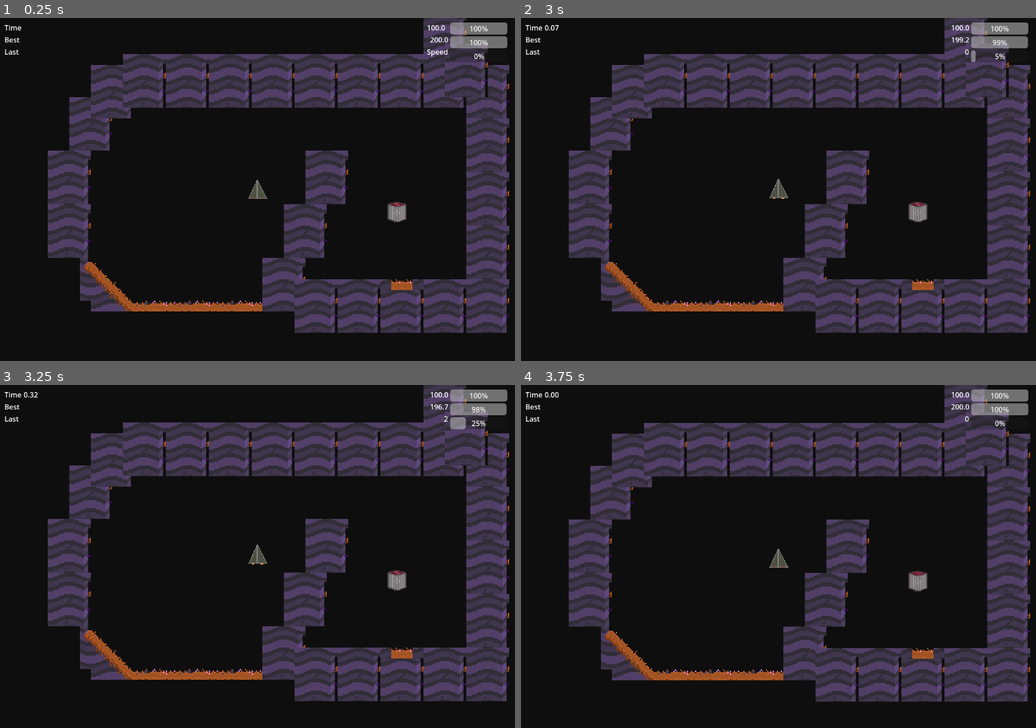
Above: before the commit, frames 1-4 (two rows, left to right).
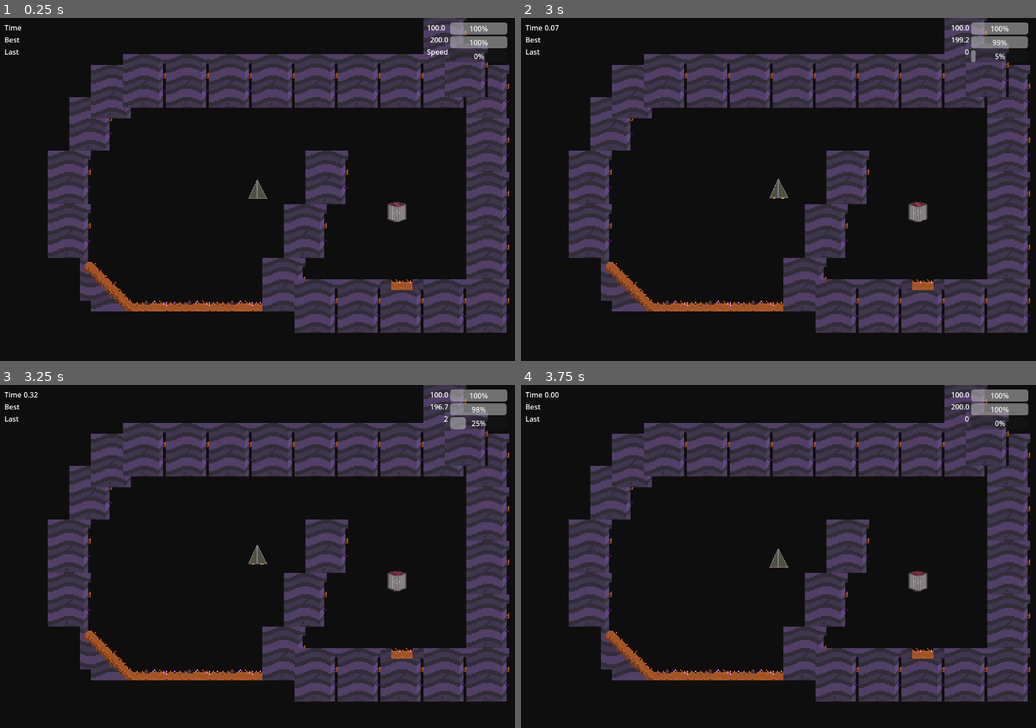
Above: after the commit, the same moments.

Repository: jacksondk/GravityRace
Game: Godot game, scene res://Levels/Level2.tscn
Two runs of this game, one before a commit and one after it. Both use one fixed random seed, a clock stepped at 60 frames per second and the inputs below. This scene is started directly instead of the project's main scene.
Inputs:
- Up to frame 1 (0.25 s): no input
- Up to frame 2 (3 s): tap Enter (ui_accept) at 0.5, 0.77, 1.25, 1.52, 2, 2.75 s; hold Right (ui_right) 0.53-1.28 s; hold Home (ui_home) 0.53-1.28 s; hold Down (ui_down) 1.28-2.03 s; tap Home (ui_home) at 1.35, 2.85 s; hold Right (ui_right) 2.03-2.78 s; hold Home (ui_home) 2.03-2.78 s; hold Up (ui_up) from 2.78 s (still down)
- Up to frame 3 (3.25 s): keep holding Up (ui_up); tap Enter (ui_accept) at 3.02 s
- Up to frame 4 (3.75 s): release Up (ui_up) at 3.53 s; hold Left (ui_left) from 3.53 s (still down); hold Home (ui_home) from 3.53 s (still down)

Frames 1-2 are identical in both runs. In frame 3, 2.1% of the frame differs, in the area x 9-99%, y 0-93%; in frame 4, nothing differs.

Commit message:
Cleanups

Diff:
--- a/Levels/BaseLevel.tscn
+++ b/Levels/BaseLevel.tscn
@@ -2,5 +2,5 @@
 
 [ext_resource type="Script" uid="uid://uhosviqnttr6" path="res://Scripts/BaseLevel.gd" id="1"]
 
-[node name="BaseLevel" type="CharacterBody2D"]
+[node name="BaseLevel" type="Node2D"]
 script = ExtResource("1")
--- a/Levels/GoalArea.gd
+++ b/Levels/GoalArea.gd
@@ -12,7 +12,6 @@
 # Called when the node enters the scene tree for the first time.
 func _ready() -> void:
 	goal_reached = false
-	pass # Replace with function body.
 
 # Called every frame. 'delta' is the elapsed time since the previous frame.
 func _process(delta: float) -> void:
@@ -21,8 +20,6 @@
 		if time_inside >= required_time:
 			player_inside = false
 			_on_player_stayed_long_enough()
-			# Optional: reset to prevent re-trigger
-
 
 func _on_player_stayed_long_enough() -> void:
 	if goal_reached == false:
--- a/Rocket.tscn
+++ b/Rocket.tscn
@@ -65,3 +65,4 @@
 [node name="Timer" type="Timer" parent="."]
 process_mode = 1
 wait_time = 3.0
+one_shot = true
--- a/Scripts/BaseLevel.gd
+++ b/Scripts/BaseLevel.gd
@@ -9,6 +9,20 @@
 func _init(_level):
 	self.level = _level
 	level_tree = get_tree()
+
+func _ready():
+	rocket_start_pos = self.get_node("Rocket").position
+	var best_time = Highscore.get_best(level)
+	gui = self.get_node("CanvasLayer/GUI")
+	gui.set_level(level)
+	gui.set_best(best_time)
+	new_rocket()
+
+func _process(_delta: float):
+	if Input.is_action_pressed("ui_cancel"):
+		Fade.change_scene_to_file("res://start.tscn")
+	if Input.is_action_pressed("ui_home"):
+		new_rocket()
 
 func new_rocket():
 	# record the time the run started
@@ -36,31 +50,10 @@
 func exit():
 	Fade.change_scene_to_file("res://score.tscn")
 
-func _ready():
-	rocket_start_pos = self.get_node("Rocket").position
-	var best_time = Highscore.get_best(level)
-	gui = self.get_node("CanvasLayer/GUI")
-	gui.set_level(level)
-	gui.set_best(best_time)
-	new_rocket()
-
-func _process(delta: float):
-	if Input.is_action_pressed("ui_cancel"):
-		Fade.change_scene_to_file("res://start.tscn")
-	if Input.is_action_pressed("ui_home"):
-		new_rocket()
-
-func get_drag():
-	return 0.1
-
-func get_rotate_speed():
-	return 15
-
-func get_gravity():
-	return Vector2(0,1)*9.8
-
-func get_thrust():
-	return 10*9.8
+@export var drag : float = 0.1
+@export var gravity : Vector2 = Vector2(0,1)*9.8
+@export var thrust : float = 10*9.8
+@export var rotate_speed : float = 15
 
 func get_start_properties():
 	return {'fuel': 200.0, 'max_fuel': 200.0, 'life': 100.0, 'max_life': 100.0}
--- a/Scripts/Level1.gd
+++ b/Scripts/Level1.gd
@@ -2,5 +2,3 @@
 
 func _init():
 	super(1)
-	self.get_node('Goal')
-	pass
--- a/Scripts/Level2.gd
+++ b/Scripts/Level2.gd
@@ -3,6 +3,3 @@
 func _init():
 	super(2)
 	pass
-
-func get_gravity():
-	return Vector2(0,1)*9.8*2;
--- a/Scripts/Rocket.gd
+++ b/Scripts/Rocket.gd
@@ -91,25 +91,22 @@
 	gui.set_life(life, max_life)
 	gui.set_fuel(fuel, max_fuel)
 
-# TODO: Move to base level
-	#if Input.is_action_pressed("ui_cancel"):
-		#emit_signal("exit")
-
 	if Input.is_action_pressed("ui_right"):
-		rotation_speed += level_node.get_rotate_speed()*delta;
+		rotation_speed += level_node.rotate_speed * delta;
 		started = true
 		gui.start()
 	if Input.is_action_pressed("ui_left"):
-		rotation_speed -= level_node.get_rotate_speed()*delta;
+		rotation_speed -= level_node.rotate_speed * delta;
 		started = true
 		gui.start()
 
-	var force = level_node.get_gravity()
+	# Add up forces
+	var force = level_node.gravity
 	if Input.is_action_pressed("ui_up") and fuel > 0:
 		gui.start()
 		started = true
 		var dir_rad = self.get_transform().get_rotation()
-		var dir = Vector2(0,-1).rotated(dir_rad)*level_node.get_thrust()
+		var dir = Vector2(0,-1).rotated(dir_rad)*level_node.thrust
 		force = force + dir
 		self.get_node("AnimatedSprite2D").play("power")
 		if not self.get_node("AudioStreamPlayer").playing:
@@ -126,11 +123,11 @@
 
 	if not started:
 		return
-	force = force - (level_node.get_drag()*extra_drag)*sqrt(speed.dot(speed))*speed.normalized()
+	force = force - (level_node.drag*extra_drag)*sqrt(speed.dot(speed))*speed.normalized()
 
 	speed = speed + force*delta
 	gui.set_velocity(floor(speed.length()/5)*5)
-	rotation_speed -= rotation_speed*level_node.get_drag()
+	rotation_speed -= rotation_speed*level_node.drag
 
 	self.rotate(rotation_speed*delta)
 	var collision = self.move_and_collide(speed*delta)
@@ -159,6 +156,6 @@
 				speed = speed.bounce(collision.get_normal())*0.3
 
 func restart():
-	print("Restart")
+	# Make the rocket visible and return to start
 	self.get_node("AnimatedSprite2D").visible = true
 	level_node.new_rocket()
--- a/Singletons/Highscore.gd
+++ b/Singletons/Highscore.gd
@@ -13,7 +13,6 @@
 func _init():
 	# Ensure the user name is initialised
 	get_user_name()
-
 
 # Set the user name - store it for next run
 func set_user_name(user_name):
